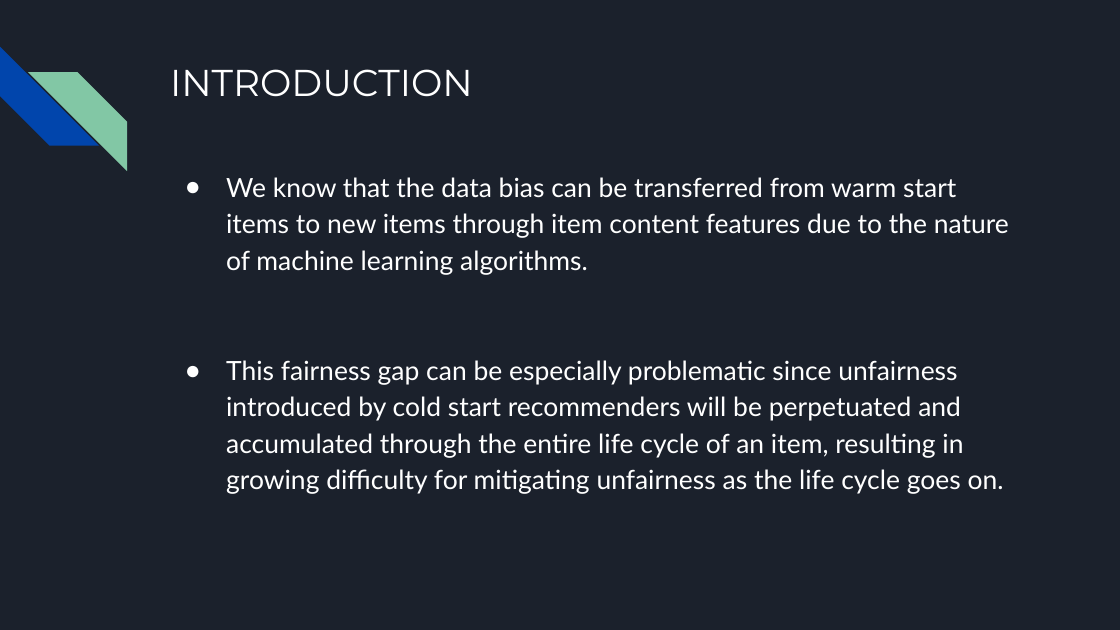
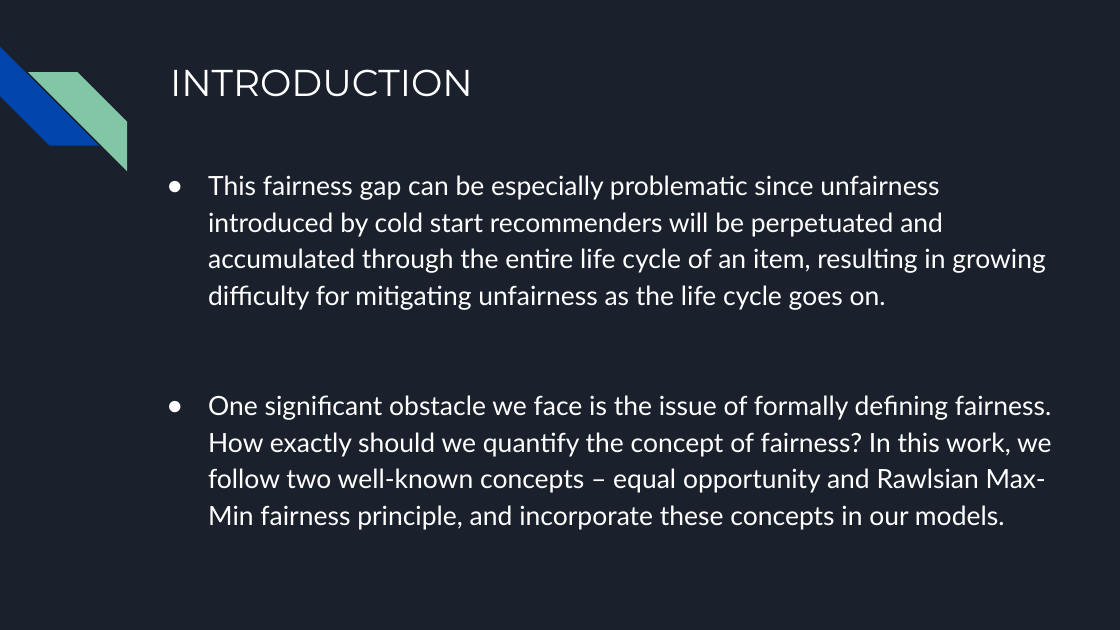
Before and after one commit to nikhilvenkatkumsetty/Mitigating-Unfairness-and-Bias-in-Cold-Start-Recommenders, a slide deck: slide 5 of MIDSEM and ENDSEM Presentations/IT458-IR_Endsem_Team-17_Nikhil_Amith.pptx. Drawn at 1120x630 pixels with LibreOffice and Linux fonts; fonts in the diff are those of the drawing. Boxes give left, top, right and bottom in pixels: in the first picture for what was removed or moved away, otherwise in the second. Text is boxed around its words. In the diff, an @@ line names an element or a change of style, - is before the commit and + after.

```diff
--- a/MIDSEM and ENDSEM Presentations/IT458-IR_Endsem_Team-17_Nikhil_Amith.pptx
+++ b/MIDSEM and ENDSEM Presentations/IT458-IR_Endsem_Team-17_Nikhil_Amith.pptx
@@ text "This fairness gap can be ...": place and size @@
-text "This fairness gap can be ..." at <box>226,177,1009,494</box>
+text "This fairness gap can be ..." at <box>208,175,1052,530</box>
@@ text at <box>208,175,1045,310</box>: less space between paragraphs @@
@@ text at <box>226,177,1009,275</box>: paragraph removed @@
-● We know that the data bias can be transferred from warm start items to new items through item content features due to the nature of machine learning algorithms.
@@ text at <box>208,395,1052,530</box>: paragraph added @@
+● One significant obstacle we face is the issue of formally defining fairness. How exactly should we quantify the concept of fairness? In this work, we follow two well-known concepts – equal opportunity and Rawlsian Max-Min fairness principle, and incorporate these concepts in our models.
```
Also in this commit, not shown: 10 other slides changed, 1 slide added, 1 slide removed, 1 other file.
